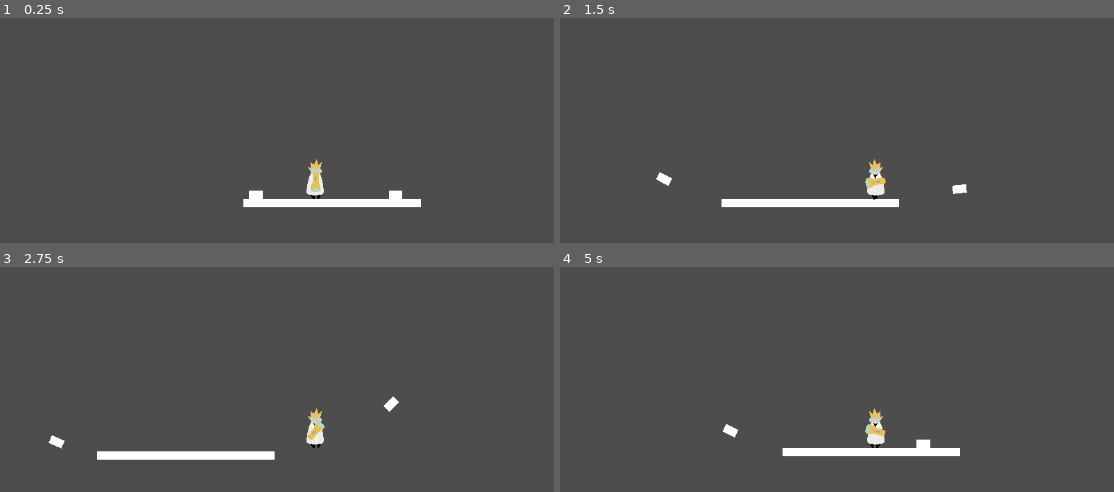
Above: before the commit, frames 1-4 (two rows, left to right).
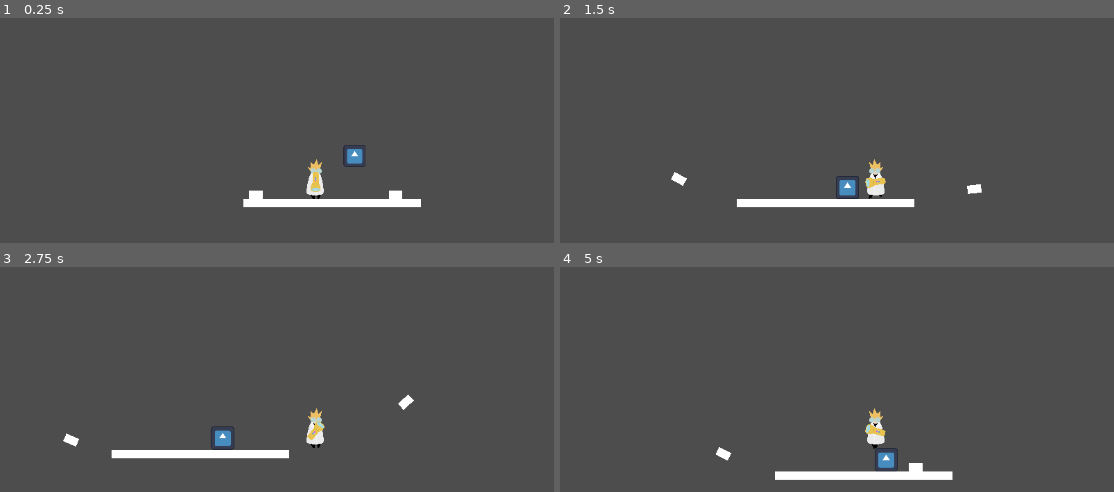
Above: after the commit, the same moments.

Repository: rafesholler/GMTK-2024
Game: Godot game, scene res://levels/test.tscn
The game is run twice, just before and just after one commit, with the same random seed, the same clock (stepped at 60 frames per second) and the same inputs. This scene is started directly instead of the project's main scene. The engine's default icon, where the game draws it, is replaced by a stand-in: a white triangle on a blue panel in a dark square.
Inputs (mouse positions are in pixels of both pictures, inside the frame that each line leads up to):
- Up to frame 1 (0.25 s): no input
- Up to frame 2 (1.5 s): tap Enter (ui_accept) at 0.5 s; move the mouse to (1053, 157) at 0.52 s; hold D (Right) 0.53-1.28 s; hold E (Enlarge) 0.53-1.28 s; click (1053, 157) at 0.67 s; tap Space (Jump) at 0.77 s; move the mouse to (715, 202) at 1.27 s; hold S from 1.28 s (still down); tap Q (Shrink) at 1.35 s
- Up to frame 3 (2.75 s): tap Space (Jump) at 1.52 s; move the mouse to (393, 330) at 2.02 s; release S at 2.03 s; hold D (Right) from 2.03 s (still down); hold F from 2.03 s (still down)
- Up to frame 4 (5 s): move the mouse to (outside the picture) at 2.77 s; release D (Right) at 2.78 s; release F at 2.78 s; hold W 2.78-3.53 s; tap E (Enlarge) at 2.85 s; click (outside the picture) at 2.92 s; tap Space (Jump) at 3.02, 3.77, 4.52 s; move the mouse to (outside the picture) at 3.52 s; hold Q (Shrink) 3.53-4.28 s; hold A (Left) from 3.53 s (still down); move the mouse to (637, 361) at 4.27 s; tap F at 4.35 s

The runs differ from the first frame. In frame 1, 0.3% of the frame differs, in the area x 61-66%, y 56-67%; in frame 2, 0.9%; in frame 3, 1.4%; in frame 4, 3.0%, in the area x 28-73%, y 69-95%.

Commit message:
fixed bugs with scalable objects

Diff:
--- a/Testing/Scenes and Scripts/object.gd
+++ b/Testing/Scenes and Scripts/object.gd
@@ -19,6 +19,7 @@
 
 func _physics_process(delta: float) -> void:
 	if scaling:
+		$RevertTimer.stop()
 		if Global.ray_mode == "shrink":
 			if not($CollisionShape2D.scale.x < shrink_scale) :
 				$Sprite2D.material.set("shader_parameter/width", 4)
@@ -44,11 +45,11 @@
 
 	#reverts the object back to its original size over time if it hasn't been modified recently (based off revert_timer)
 	if reverting:
-		if $Sprite2D.scale > base_scale:
+		if $Sprite2D.scale.x > base_scale:
 			$CollisionShape2D.scale -= Vector2(.1*delta, .1*delta)
 			$Sprite2D.scale -= Vector2(.1*delta, .1*delta)
 			$Area2D/CollisionShape2D.scale -= Vector2(.1*delta, .1*delta)
-		elif $Sprite2D.scale < base_scale:
+		elif $Sprite2D.scale.x < base_scale:
 			$CollisionShape2D.scale += Vector2(.1*delta, .1*delta)
 			$Sprite2D.scale += Vector2(.1*delta, .1*delta)
 			$Area2D/CollisionShape2D.scale += Vector2(.1*delta, .1*delta)
--- a/levels/test.tscn
+++ b/levels/test.tscn
@@ -1,8 +1,9 @@
-[gd_scene load_steps=7 format=3 uid="uid://dwh26jfdhlrjj"]
+[gd_scene load_steps=8 format=3 uid="uid://dwh26jfdhlrjj"]
 
 [ext_resource type="PackedScene" uid="uid://b41lkefta34sk" path="res://levels/curved_path.tscn" id="1_svei7"]
 [ext_resource type="PackedScene" uid="uid://ba400k2p67nde" path="res://characters/player.tscn" id="1_yi8i6"]
 [ext_resource type="PackedScene" uid="uid://dayf8vm13dcei" path="res://characters/tiny/ant.tscn" id="2_nymu2"]
+[ext_resource type="PackedScene" uid="uid://bturint3egu10" path="res://Testing/scaleable_object.tscn" id="4_khk0t"]
 
 [sub_resource type="Curve2D" id="Curve2D_2q6re"]
 _data = {
@@ -60,6 +61,10 @@
 [node name="Camera2D" type="Camera2D" parent="CharacterBody2D"]
 zoom = Vector2(0.5, 0.5)
 
+[node name="Object" parent="." instance=ExtResource("4_khk0t")]
+position = Vector2(310, -164)
+revert = true
+
 [editable path="CurvedPath2"]
 [editable path="CurvedPath"]
 [editable path="Ant"]
